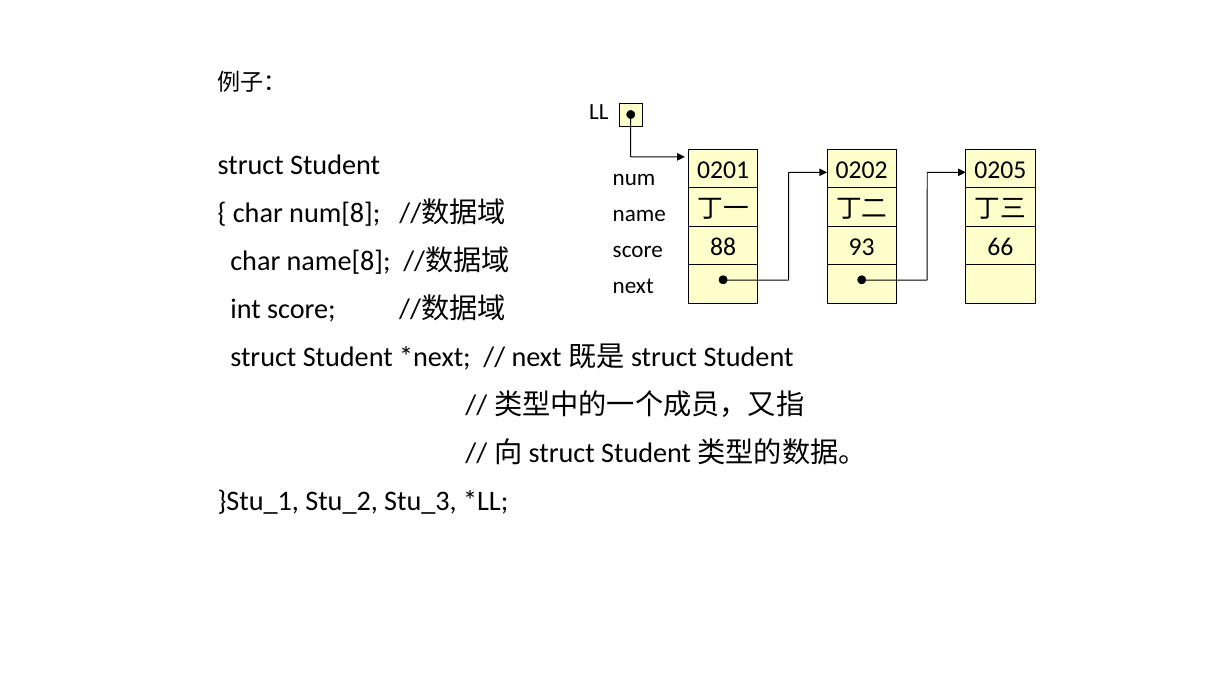
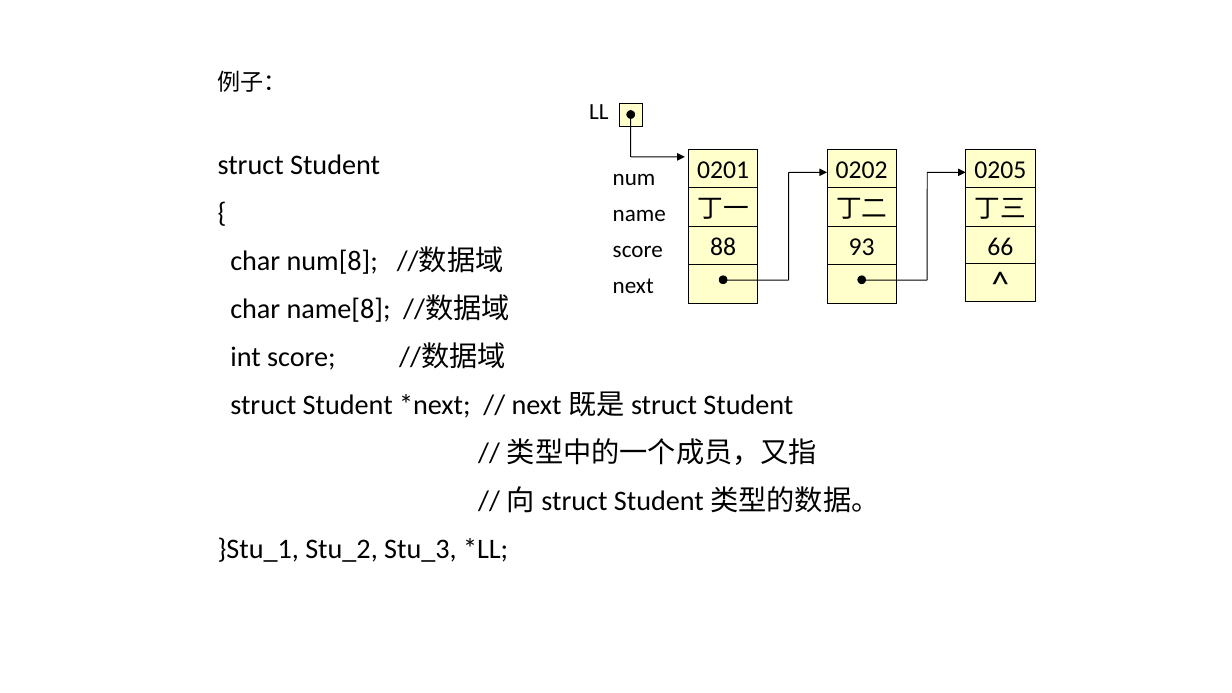
Before and after one commit to Gempittance/Data_Structur_Build, a slide deck: slide 42 of 数据结构PPT/ds2.pptx. Drawn at 1232x693 pixels with LibreOffice and Linux fonts; fonts in the diff are those of the drawing. Boxes give left, top, right and bottom in pixels: in the first picture for what was removed or moved away, otherwise in the second. Text is boxed around its words. In the diff, an @@ line names an element or a change of style, - is before the commit and + after.

```diff
--- a/数据结构PPT/ds2.pptx
+++ b/数据结构PPT/ds2.pptx
@@ text at [230,247,504,274]: text changed @@
-{ char num[8]; //数据域
+{
+char num[8]; //数据域
@@ text in rectangle at [966,263,1035,302]: text added @@
+^
```
Also in this commit, not shown: 5 other slides changed.
